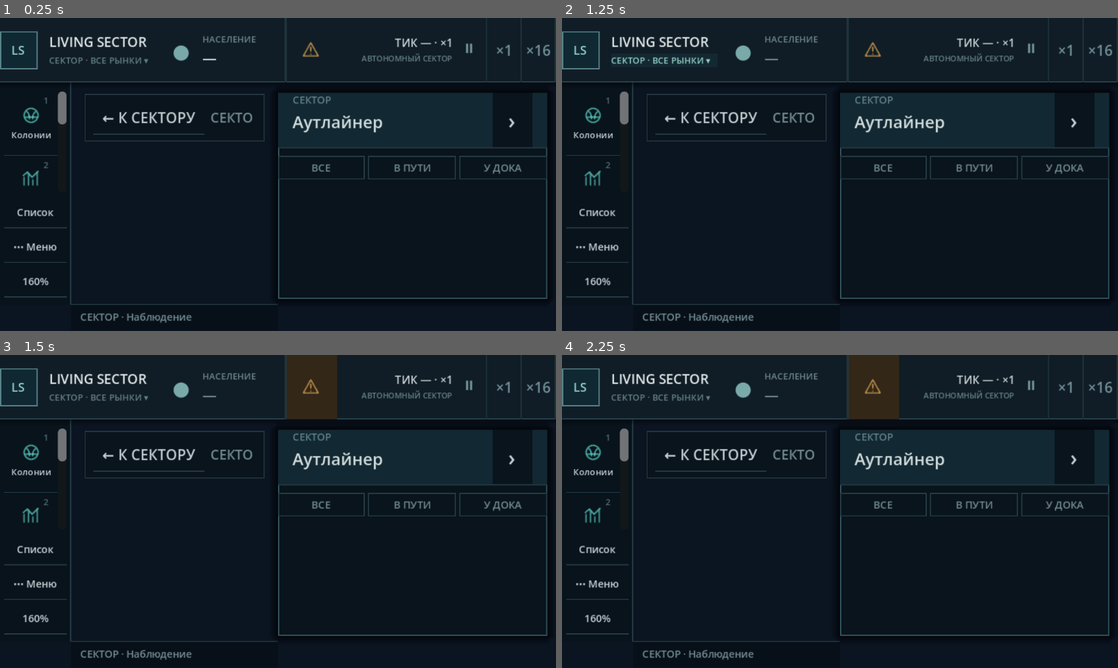
Above: before the commit, frames 1-4 (two rows, left to right).
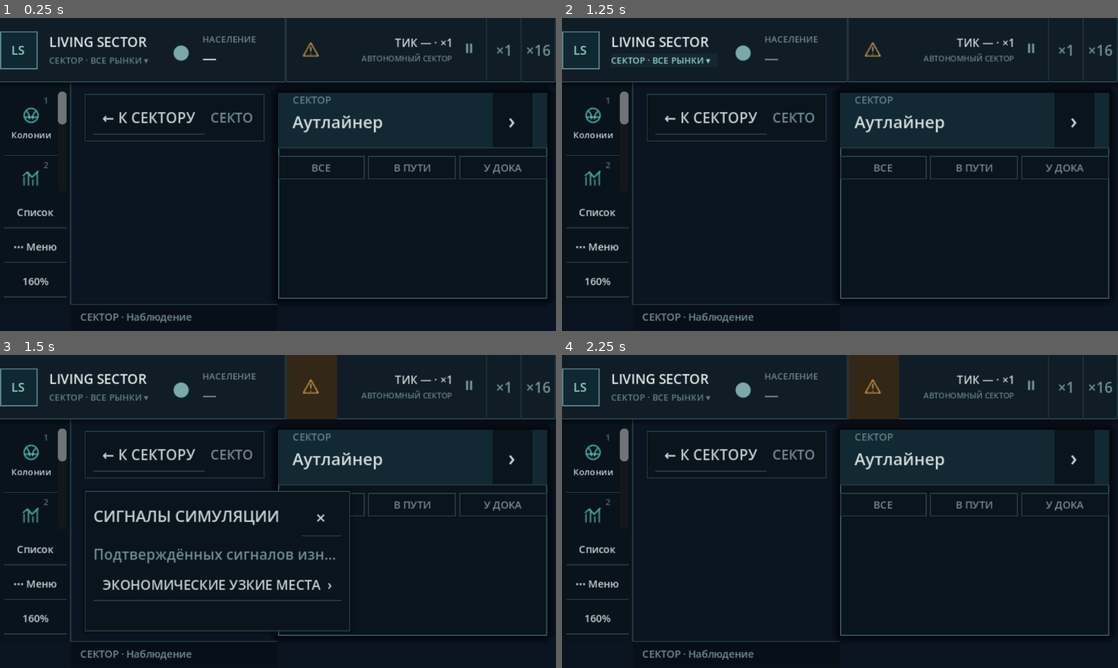
Above: after the commit, the same moments.

Repository: Mefits/Living-Sector
Game: Godot game, scene res://scenes/main.tscn
Same seed, same stepped clock (60 frames per second), same inputs: the game is played once before the commit and once after it.
Inputs (mouse positions are in pixels of both pictures, inside the frame that each line leads up to):
- Up to frame 1 (0.25 s): no input
- Up to frame 2 (1.25 s): click "СЕКТОР · ВСЕ РЫНКИ ▾" at 0.5 s
- Up to frame 3 (1.5 s): click (311, 386) at 1.25 s
- Up to frame 4 (2.25 s): click "0" at 2 s

Frames 1-2 are identical in both runs. In frame 3, 3.0% of the frame differs, in the area x 15-63%, y 43-89%; in frame 4, nothing differs.

Commit message:
fix(ui): position right-anchored alert popover inside scaled viewport [skip ci]

Diff:
--- a/godot/scripts/view/strategy_ui.gd
+++ b/godot/scripts/view/strategy_ui.gd
@@ -929,10 +929,15 @@
         _selection_card.offset_top = -(FOOT_H + 10.0 + selection_h)
         _selection_card.offset_bottom = -(FOOT_H + 10.0)
     if _alerts_popover != null:
-        _alerts_popover.offset_left = float(layout["alert_left"])
-        _alerts_popover.offset_right = right - 5.0
-        _alerts_popover.offset_top = header_h + 64.0
-        _alerts_popover.offset_bottom = float(layout["alert_bottom"])
+        # Popover is right-anchored (anchor_left/right = 1), so offsets
+        # must be relative to viewport width rather than absolute x.
+        _alerts_popover.offset_left = float(layout["alert_left"]) - vw
+        _alerts_popover.offset_right = right - 5.0 - vw
+        _alerts_popover.offset_top = minf(
+            header_h + 64.0, vh - FOOT_H - 55.0)
+        _alerts_popover.offset_bottom = maxf(
+            _alerts_popover.offset_top + 45.0,
+            float(layout["alert_bottom"]))
     if _footer_panel != null:
         _footer_panel.offset_left = RAIL_W
         _footer_panel.offset_right = (
Not shown, changed: godot/ui_reference/figma_make_v1/STATUS.md
